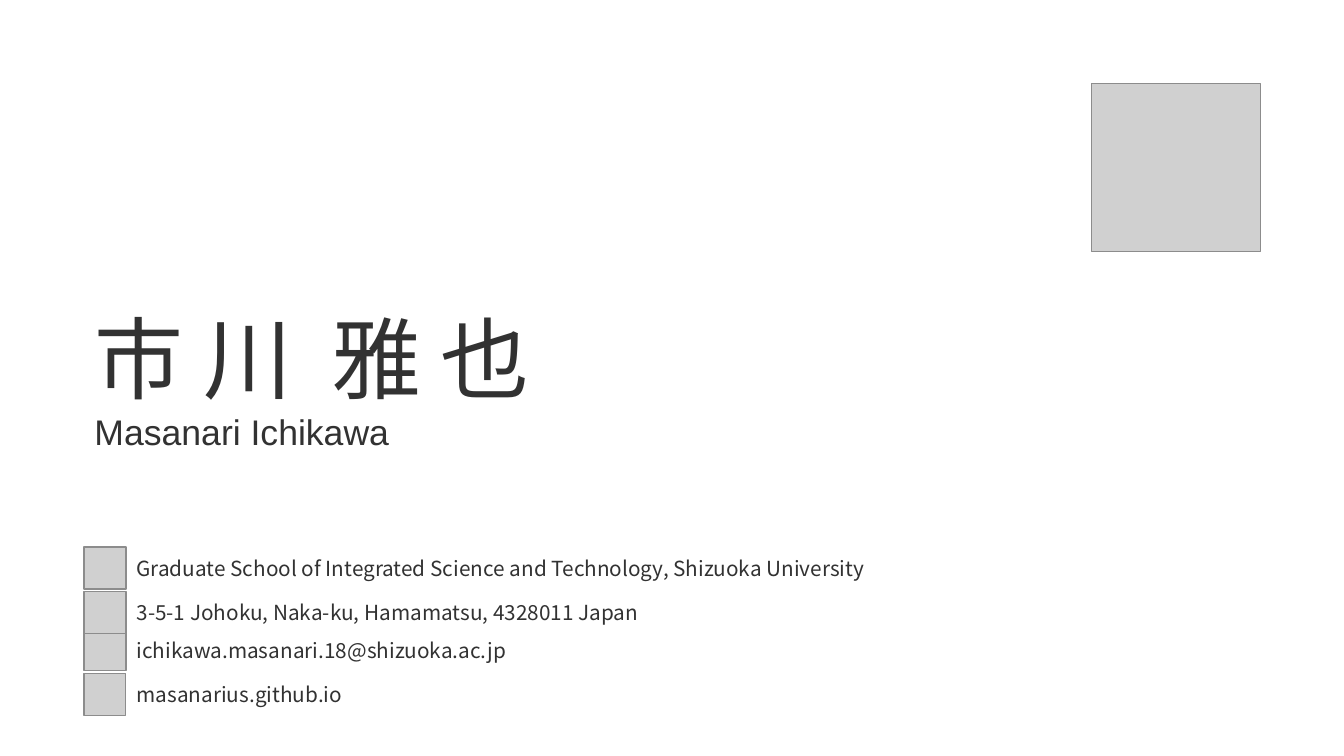
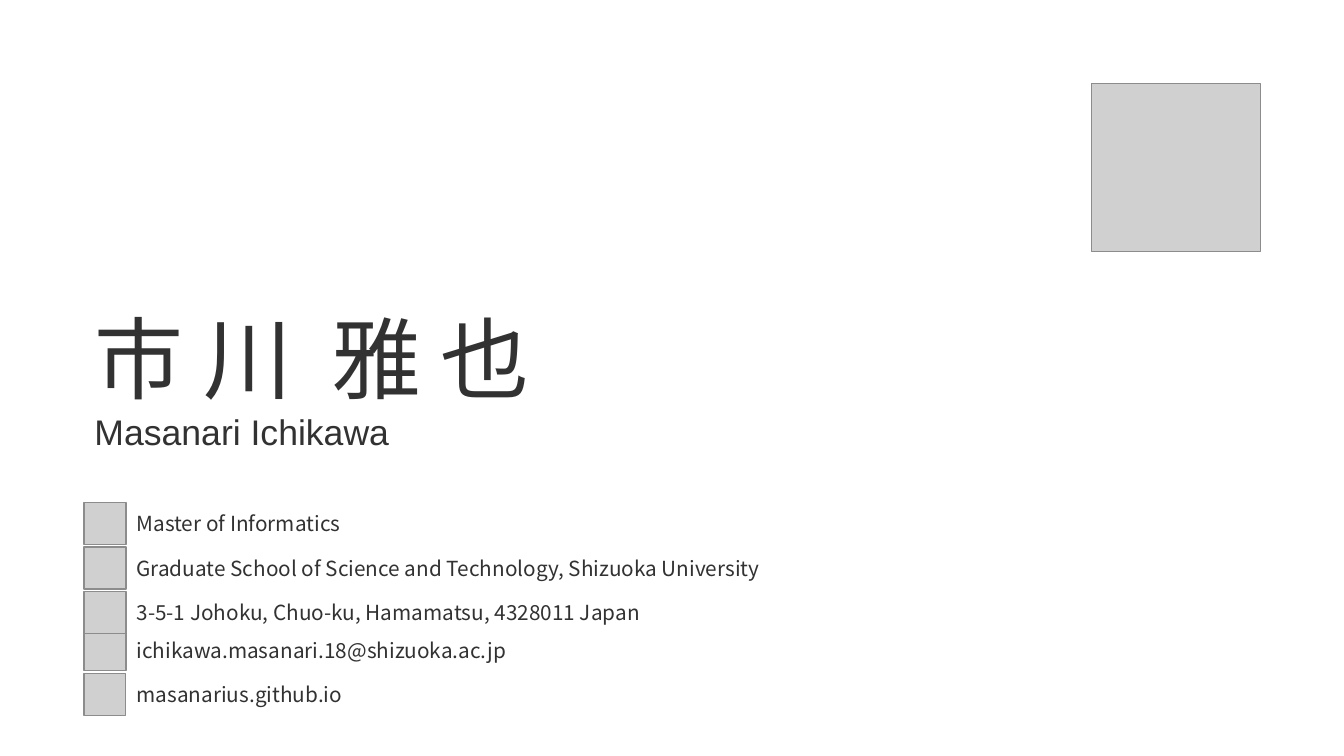
Before and after one commit to masanarius/masanarius.github.io, a slide deck: slide 3 of img/card/businesscard.pptx. Drawn at 1344x756 pixels with LibreOffice and Linux fonts; fonts in the diff are those of the drawing; grey boxes stand for pictures. Boxes give left, top, right and bottom in pixels: in the first picture for what was removed or moved away, otherwise in the second. Text is boxed around its words. In the diff, an @@ line names an element or a change of style, - is before the commit and + after.

```diff
--- a/img/card/businesscard.pptx
+++ b/img/card/businesscard.pptx
@@ picture added at [84, 502, 126, 544] @@
@@ text added at [136, 514, 340, 532], 14 pt, text #323232 @@
+Master of Informatics
@@ text at [136, 559, 760, 581]: text changed @@
-Graduate School of Integrated Science and Technology, Shizuoka University
+Graduate School of Science and Technology, Shizuoka University
@@ text at [136, 603, 640, 625]: text changed @@
-3-5-1 Johoku, Naka-ku, Hamamatsu, 4328011 Japan
+3-5-1 Johoku, Chuo-ku, Hamamatsu, 4328011 Japan
```
Also in this commit, not shown: 5 other slides changed.
